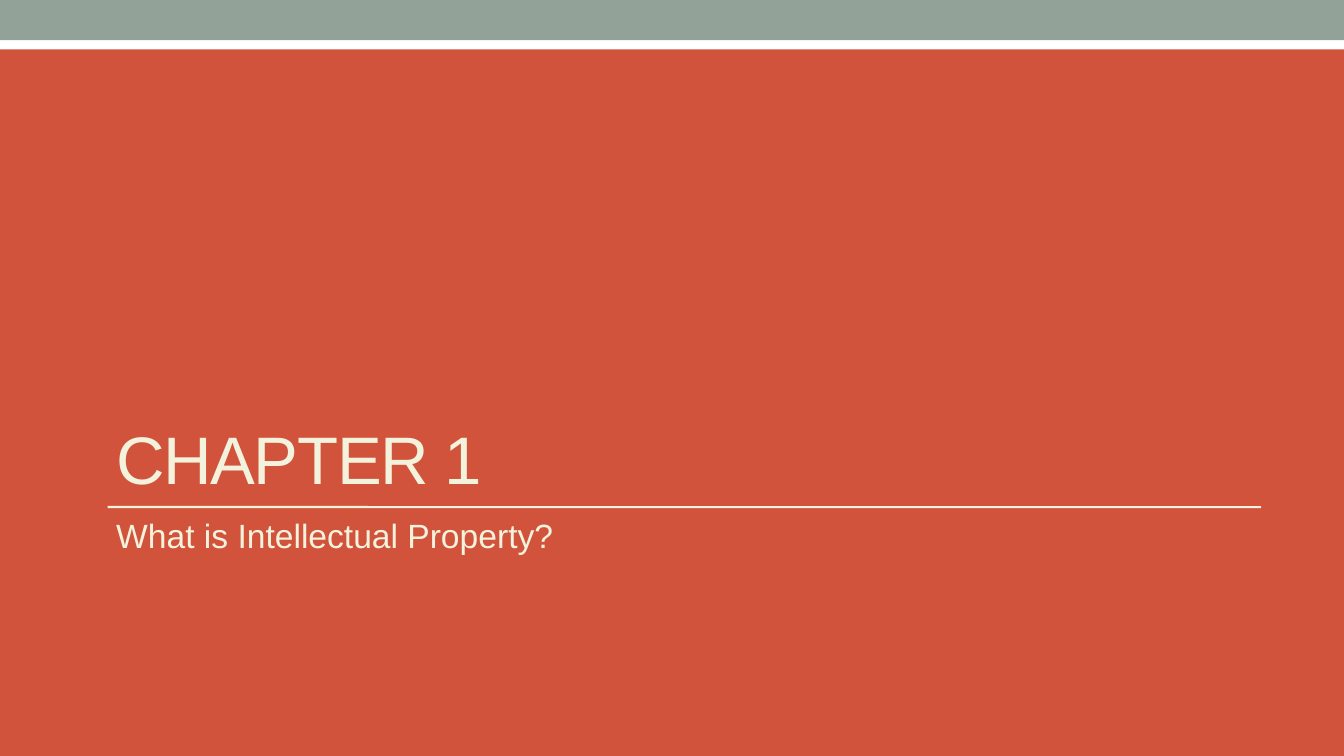
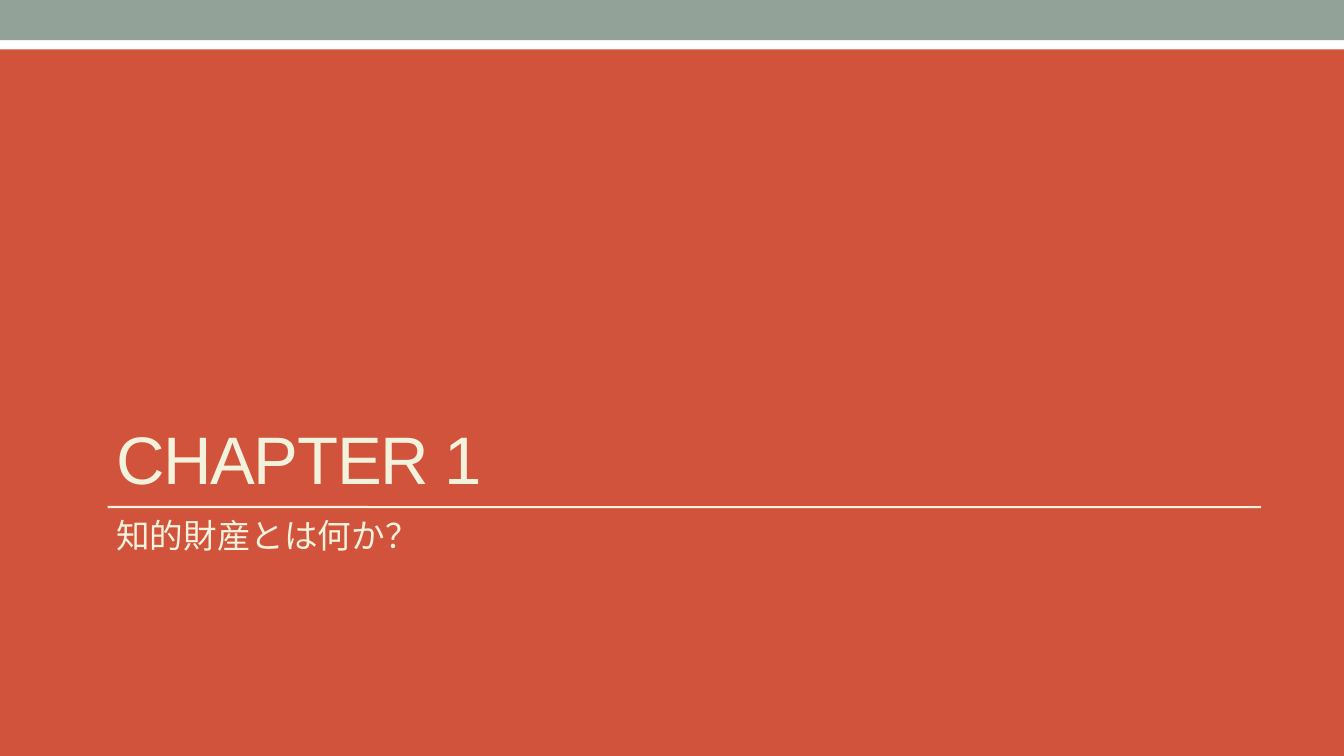
Before and after one commit to OpenChain-Project/Curriculum-Translation-JP, a slide deck: slide 4 of target/openchain-curriculum-release-2.pptx. Drawn at 1344x756 pixels with LibreOffice and Linux fonts; fonts in the diff are those of the drawing. Boxes give left, top, right and bottom in pixels: in the first picture for what was removed or moved away, otherwise in the second. Text is boxed around its words. In the diff, an @@ line names an element or a change of style, - is before the commit and + after.

```diff
--- a/target/openchain-curriculum-release-2.pptx
+++ b/target/openchain-curriculum-release-2.pptx
@@ text at [116,519,418,551]: text changed @@
-What is Intellectual Property?
+知的財産とは何か？
```
Also in this commit, not shown: 7 other slides changed, 9 other files.
